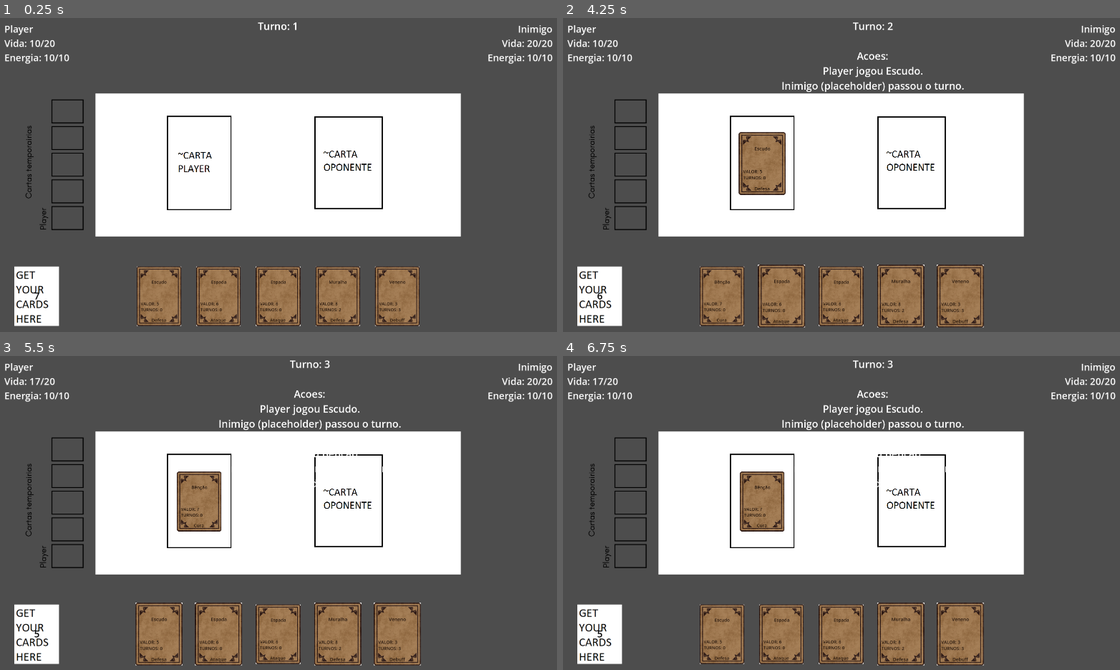
Above: before the commit, frames 1-4 (two rows, left to right).
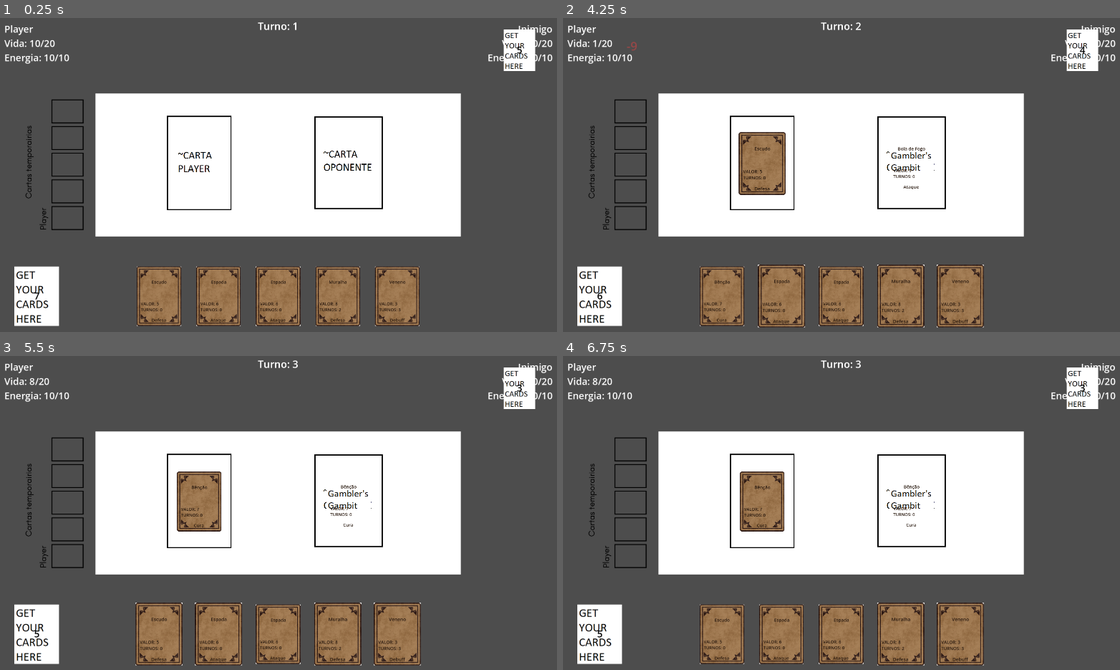
Above: after the commit, the same moments.

Repository: thenickfer/GamblersGambit
Game: Godot game, scene res://Scenes/CardScene.tscn
Same seed, same stepped clock (60 frames per second), same inputs: the game is played once before the commit and once after it.
Inputs (mouse positions are in pixels of both pictures, inside the frame that each line leads up to):
- Up to frame 1 (0.25 s): no input
- Up to frame 2 (4.25 s): tap Enter at 0.5 s; drag from (958, 297) to (780, 297) at 0.52 s; drag from (902, 297) to (724, 297) at 1.27 s; move the mouse to (841, 297) at 2.02 s; click (841, 297) at 2.17 s; tap Space at 2.75 s; drag from (780, 297) to (601, 297) at 2.77 s; drag from (724, 297) to (869, 175) at 3.52 s
- Up to frame 3 (5.5 s): drag from (161, 635) to (200, 500) at 4.27 s; move the mouse to (161, 635) at 5.02 s; click (161, 635) at 5.17 s
- Up to frame 4 (6.75 s): tap Enter at 5.75 s; drag from (757, 431) to (780, 635) at 5.77 s; tap Space at 6.5 s; move the mouse to (969, 497) at 6.52 s; click (969, 497) at 6.67 s

The runs differ from the first frame. In frame 1, 0.7% of the frame differs, in the area x 90-97%, y 3-17%; in frame 2, 1.9%, in the area x 6-97%, y 1-55%; in frame 3, 1.9%; in frame 4, 1.9%.

Commit message:
fix: visual alignment

Diff:
--- a/Scenes/CardScene.tscn
+++ b/Scenes/CardScene.tscn
@@ -134,3 +134,56 @@
 theme_override_font_sizes/font_size = 34
 text = "Turno: 1"
 horizontal_alignment = 1
+
+[node name="OpponentDeck" type="Node2D" parent="." unique_id=225496872]
+position = Vector2(1770, 125)
+
+[node name="Sprite2D" type="Sprite2D" parent="OpponentDeck" unique_id=1157648162]
+scale = Vector2(0.7, 0.7)
+texture = ExtResource("4_kkp5k")
+
+[node name="RichTextLabel" type="RichTextLabel" parent="OpponentDeck" unique_id=925749417]
+modulate = Color(0, 0, 0, 1)
+offset_left = -17.0
+offset_top = -26.0
+offset_right = 18.0
+offset_bottom = 24.0
+theme_override_font_sizes/normal_font_size = 32
+text = "0"
+horizontal_alignment = 1
+vertical_alignment = 1
+
+[node name="PlayerFxLabel" type="Label" parent="." unique_id=777001]
+visible = false
+offset_left = 240.0
+offset_top = 95.0
+offset_right = 340.0
+offset_bottom = 150.0
+theme_override_font_sizes/font_size = 40
+text = "-0"
+
+[node name="OpponentFxLabel" type="Label" parent="." unique_id=777002]
+visible = false
+offset_left = 1540.0
+offset_top = 95.0
+offset_right = 1640.0
+offset_bottom = 150.0
+theme_override_font_sizes/font_size = 40
+text = "-0"
+
+[node name="PlayerStatusLabel" type="Label" parent="." unique_id=777003]
+offset_left = 40.0
+offset_top = 230.0
+offset_right = 700.0
+offset_bottom = 270.0
+theme_override_font_sizes/font_size = 24
+text = ""
+
+[node name="OpponentStatusLabel" type="Label" parent="." unique_id=777004]
+offset_left = 1200.0
+offset_top = 230.0
+offset_right = 1880.0
+offset_bottom = 270.0
+theme_override_font_sizes/font_size = 24
+horizontal_alignment = 2
+text = ""
--- a/Scripts/game_manager.gd
+++ b/Scripts/game_manager.gd
@@ -24,7 +24,7 @@
 var temp_cards: Array = []
 var player_temp_slots: Array = []
 var occupied: Array[bool] = []
-var action_log: Array[String] = []
+var status_by_combatant := {}
 
 @onready var player_combatant = $PlayerStats
 @onready var cpu_combatant = $OpponentStats
@@ -33,6 +33,12 @@
 @onready var card_manager = $CardManager
 @onready var player_hand = $PlayerHand
 @onready var deck_node = $Deck
+@onready var opponent_slot = $OpponentSlot
+@onready var opponent_deck_count = $OpponentDeck/RichTextLabel
+@onready var player_fx_label = $PlayerFxLabel
+@onready var opponent_fx_label = $OpponentFxLabel
+@onready var player_status_label = $PlayerStatusLabel
+@onready var opponent_status_label = $OpponentStatusLabel
 
 func _ready() -> void:
 	for slot in temp_slots_root.get_children():
@@ -45,6 +51,8 @@
 	_setup_combatants()
 	battle_state = BattleState.PLAYER_TURN
 	_refresh_turn_label()
+	_refresh_opponent_deck_label()
+	_refresh_status_labels()
 
 func _setup_combatants() -> void:
 	var player_cards: Array[String] = [
@@ -62,17 +70,13 @@
 		draw_cpu_card()
 
 func try_play_player_card(card_node) -> Dictionary:
-	if battle_state != BattleState.PLAYER_TURN:
+	if battle_state != BattleState.PLAYER_TURN or battle_state == BattleState.ENDED:
 		return {"accepted": false, "went_to_board": false}
-	if battle_state == BattleState.ENDED:
+
+	if not player_combatant.remove_card_from_hand(card_node.card_name):
 		return {"accepted": false, "went_to_board": false}
 
-	var removed = player_combatant.remove_card_from_hand(card_node.card_name)
-	if not removed:
-		return {"accepted": false, "went_to_board": false}
-
 	var went_to_board = _process_card_play(player_combatant, cpu_combatant, card_node)
-	_log_action("%s jogou %s." % [player_combatant.combatant_name, card_node.card_name])
 	if not went_to_board:
 		player_combatant.add_to_discard(card_node.card_name)
 
@@ -83,18 +87,18 @@
 	return {"accepted": true, "went_to_board": went_to_board}
 
 func _process_card_play(source, target, card_node) -> bool:
+	var before_health: int = target.current_health
+	var before_source_health: int = source.current_health
+
 	var effect = EFFECTS[card_node.card_action].new()
-	effect.execute({
-		"game_manager": self,
-		"source": source,
-		"target": target,
-		"card": card_node,
-	})
+	effect.execute({"game_manager": self, "source": source, "target": target, "card": card_node})
+
+	_show_health_delta(target, target.current_health - before_health)
+	_show_health_delta(source, source.current_health - before_source_health)
+
 	if card_node.card_turns > 0:
 		_place_temp_card(card_node, source)
-		_log_action("Efeito temporario ativo por %d turnos." % card_node.card_turns)
-		return true
-	return false
+	return false if card_node.card_turns == 0 else true
 
 func _end_player_turn() -> void:
 	battle_state = BattleState.CPU_TURN
@@ -105,25 +109,35 @@
 func _cpu_take_turn() -> void:
 	if battle_state == BattleState.ENDED:
 		return
-	# Placeholder: CPU nao toma decisoes nem aplica efeitos nesta entrega.
-	_log_action("%s (placeholder) passou o turno." % cpu_combatant.combatant_name)
+	if cpu_combatant.hand.is_empty():
+		draw_cpu_card()
+	if cpu_combatant.hand.is_empty():
+		_end_cpu_turn()
+		return
+
+	var idx = randi_range(0, cpu_combatant.hand.size() - 1)
+	var card_name: String = cpu_combatant.hand[idx]
+	cpu_combatant.hand.remove_at(idx)
+	_show_cpu_card_preview(card_name)
+
+	var card_node = _build_virtual_card(card_name)
+	var went_to_board = _process_card_play(cpu_combatant, player_combatant, card_node)
+	if not went_to_board:
+		cpu_combatant.add_to_discard(card_name)
+
+	if _check_battle_end():
+		return
 	_end_cpu_turn()
 
 func _end_cpu_turn() -> void:
 	turn_number += 1
 	draw_cpu_card()
 	battle_state = BattleState.PLAYER_TURN
-	_log_action("Novo turno do jogador.")
 	_refresh_turn_label()
 
 func _build_virtual_card(card_name: String) -> Dictionary:
 	var data = CardDB.CARDS[card_name]
-	return {
-		"card_name": card_name,
-		"card_action": data[0],
-		"card_value": data[1],
-		"card_turns": data[2],
-	}
+	return {"card_name": card_name, "card_action": data[0], "card_value": data[1], "card_turns": data[2]}
 
 func draw_player_card() -> void:
 	if player_combatant.hand.size() >= MAX_HAND_SIZE:
@@ -143,42 +157,49 @@
 	if cpu_combatant.hand.size() >= MAX_HAND_SIZE:
 		return
 	cpu_combatant.draw_random_card()
+	_refresh_opponent_deck_label()
+
+func _refresh_opponent_deck_label() -> void:
+	opponent_deck_count.text = str(cpu_combatant.deck.size())
+
+func _show_cpu_card_preview(card_name: String) -> void:
+	if opponent_slot.card_in_slot and is_instance_valid(opponent_slot.card_node):
+		opponent_slot.card_node.queue_free()
+	var card_scene = preload(CARD_SCENE_PATH)
+	var new_card = card_scene.instantiate()
+	card_manager.add_child(new_card)
+	new_card.setup(card_name)
+	new_card.get_node("Area2D/CollisionShape2D").disabled = true
+	new_card.global_position = opponent_slot.get_card_snap_position()
+	opponent_slot.card_in_slot = true
+	opponent_slot.card_node = new_card
 
 func _place_temp_card(card_node, source) -> void:
-	if source == player_combatant and card_node.card_action == CardDB.Action.BUFF:
-		player_attack_bonus += card_node.card_value
-	elif source == player_combatant and card_node.card_action == CardDB.Action.DEBUFF:
-		cpu_attack_penalty += card_node.card_value
+	if card_node.card_action == CardDB.Action.BUFF:
+		_register_status(source, "Furia", card_node.card_turns)
+		if source == player_combatant:
+			player_attack_bonus += card_node.card_value
+	if card_node.card_action == CardDB.Action.DEBUFF:
+		_register_status(_other_combatant(source), "Veneno", card_node.card_turns)
+		if source == player_combatant:
+			cpu_attack_penalty += card_node.card_value
 
 	var idx = _free_slot_index()
-	if idx != -1 and card_node is Node:
+	if idx != -1 and card_node is Node and source == player_combatant:
 		occupied[idx] = true
 		var slot = player_temp_slots[idx]
 		card_node.set_meta("on_temp_board", true)
 		_snap_temp_card_to_slot(card_node, slot)
 		call_deferred("_snap_temp_card_to_slot", card_node, slot)
 
-	temp_cards.append({
-		"card": card_node,
-		"slot": idx,
-		"action": card_node.card_action,
-		"value": card_node.card_value,
-		"remaining": card_node.card_turns,
-		"owner": source,
-	})
-
-func _snap_temp_card_to_slot(card, slot) -> void:
-	if not is_instance_valid(card) or not is_instance_valid(slot):
-		return
-	card.global_position = slot.global_position
-	card.global_rotation = slot.global_rotation
-	card.global_scale = slot.global_scale
-
-func _free_slot_index() -> int:
-	for i in range(player_temp_slots.size()):
-		if not occupied[i]:
-			return i
-	return -1
+	temp_cards.append({"card": card_node, "slot": idx, "action": card_node.card_action, "value": card_node.card_value, "remaining": card_node.card_turns, "owner": source})
+	_refresh_status_labels()
+
+func _register_status(combatant, status_name: String, turns: int) -> void:
+	var key = str(combatant.get_instance_id())
+	if not status_by_combatant.has(key):
+		status_by_combatant[key] = []
+	status_by_combatant[key].append({"name": status_name, "turns": turns})
 
 func _tick_temp_cards() -> void:
 	var still_active = []
@@ -189,6 +210,51 @@
 		else:
 			_expire_temp_card(entry)
 	temp_cards = still_active
+	_tick_statuses()
+	_refresh_status_labels()
+
+func _tick_statuses() -> void:
+	for key in status_by_combatant.keys():
+		var next_statuses = []
+		for status in status_by_combatant[key]:
+			status.turns -= 1
+			if status.turns > 0:
+				next_statuses.append(status)
+		status_by_combatant[key] = next_statuses
+
+func _refresh_status_labels() -> void:
+	player_status_label.text = _format_statuses_for(player_combatant)
+	opponent_status_label.text = _format_statuses_for(cpu_combatant)
+
+func _format_statuses_for(combatant) -> String:
+	var key = str(combatant.get_instance_id())
+	if not status_by_combatant.has(key) or status_by_combatant[key].is_empty():
+		return ""
+	var pieces: Array[String] = []
+	for status in status_by_combatant[key]:
+		pieces.append("[■] %s(%d)" % [status.name, status.turns])
+	return "  ".join(pieces)
+
+func _show_health_delta(combatant, delta: int) -> void:
+	if delta == 0:
+		return
+	var label = player_fx_label if combatant == player_combatant else opponent_fx_label
+	if delta > 0:
+		label.text = "+%d" % delta
+		label.modulate = Color(0.2, 1.0, 0.2, 1.0)
+	else:
+		label.text = "%d" % delta
+		label.modulate = Color(1.0, 0.25, 0.25, 1.0)
+	label.visible = true
+	var tween = get_tree().create_tween()
+	var start_pos = label.position
+	tween.tween_property(label, "position", start_pos + Vector2(0, -20), 0.4)
+	tween.parallel().tween_property(label, "modulate:a", 0.0, 0.4)
+	tween.finished.connect(func():
+		label.visible = false
+		label.modulate.a = 1.0
+		label.position = start_pos
+	)
 
 func _expire_temp_card(entry) -> void:
 	if entry.owner == player_combatant and entry.action == CardDB.Action.BUFF:
@@ -200,10 +266,13 @@
 	if entry.card is Node and is_instance_valid(entry.card):
 		entry.card.queue_free()
 
+func _other_combatant(combatant):
+	return cpu_combatant if combatant == player_combatant else player_combatant
+
 func get_attack_bonus(source) -> int:
 	if source == player_combatant:
 		return player_attack_bonus
-	return -cpu_attack_penalty
+	return 0
 
 func _on_combatant_died(_combatant) -> void:
 	_check_battle_end()
@@ -221,8 +290,7 @@
 
 func _end_battle(winner, loser) -> void:
 	battle_state = BattleState.ENDED
-	_log_action("Batalha encerrada. Vencedor: %s." % winner.combatant_name)
-	turn_label.text = "Batalha Encerrada\nVencedor: %s\n\n%s" % [winner.combatant_name, "\n".join(action_log)]
+	turn_label.text = "Batalha Encerrada\nVencedor: %s" % winner.combatant_name
 	emit_signal("battle_ended", winner, loser)
 
 func _refresh_turn_label() -> void:
@@ -231,12 +299,17 @@
 		txt += "\nMeu ataque: +%d" % player_attack_bonus
 	if cpu_attack_penalty > 0:
 		txt += "\nAtaque inimigo: -%d" % cpu_attack_penalty
-	if not action_log.is_empty():
-		txt += "\n\nAcoes:\n" + "\n".join(action_log)
 	turn_label.text = txt
 
-func _log_action(message: String) -> void:
-	action_log.append(message)
-	if action_log.size() > 6:
-		action_log.pop_front()
-	_refresh_turn_label()
+func _snap_temp_card_to_slot(card, slot) -> void:
+	if not is_instance_valid(card) or not is_instance_valid(slot):
+		return
+	card.global_position = slot.global_position
+	card.global_rotation = slot.global_rotation
+	card.global_scale = slot.global_scale
+
+func _free_slot_index() -> int:
+	for i in range(player_temp_slots.size()):
+		if not occupied[i]:
+			return i
+	return -1
